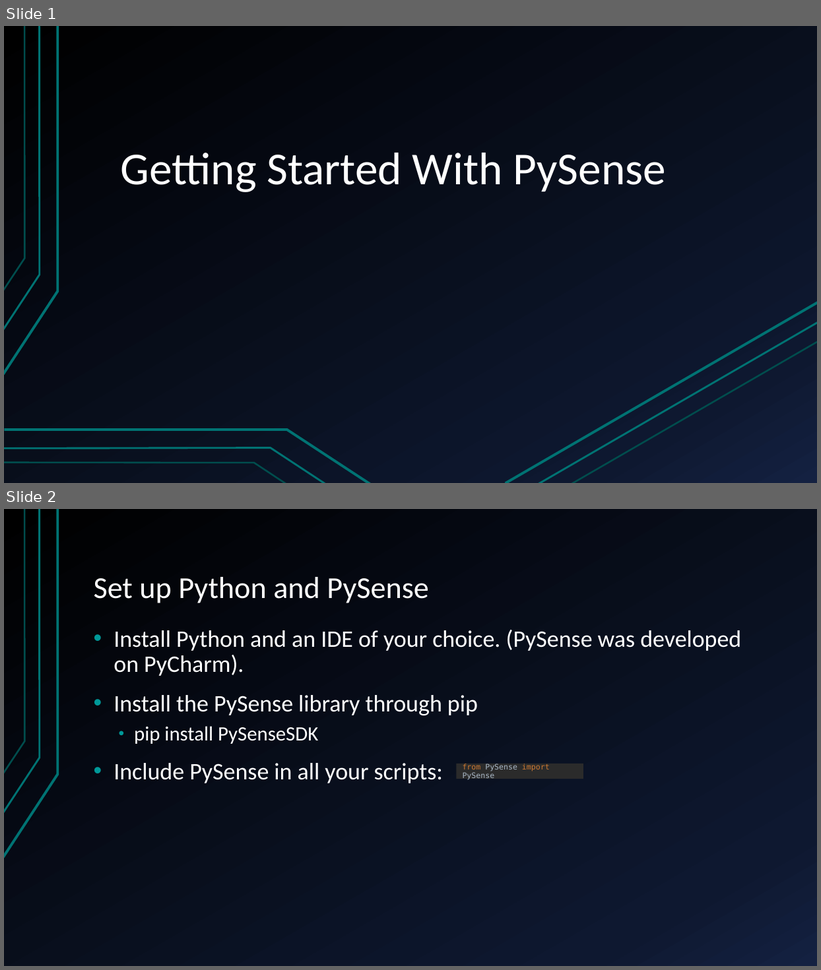
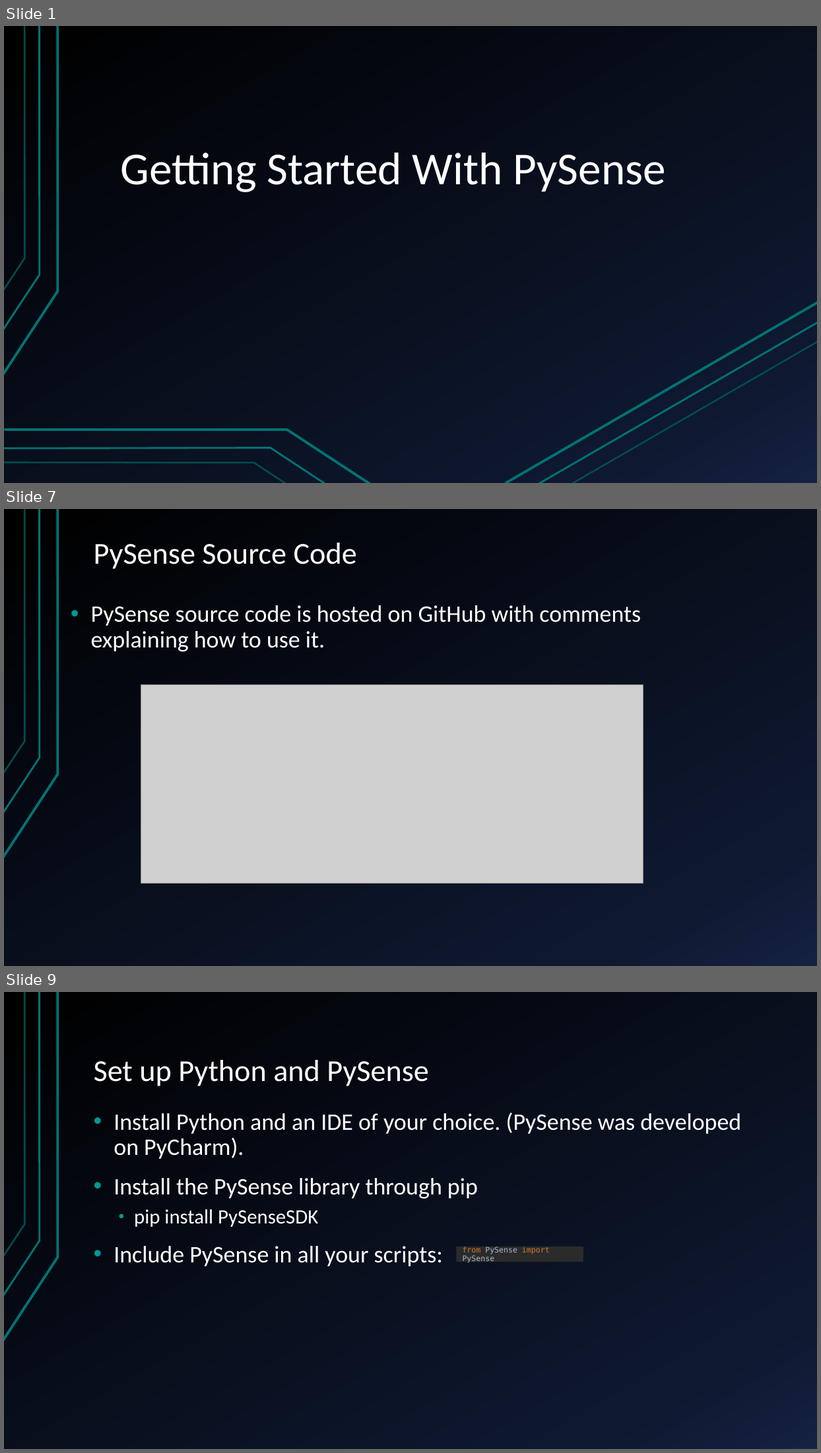
Before and after one commit to nathangiusti/PySense, a slide deck: PySenseTutorial.pptx. Shown one above the other, each under a label of ours: slides 1 and 2 before the commit, slides 1, 7 and 9 after it; the slides between them are not shown. The pictures are 821x970 and 821x1453 pixels, drawn with LibreOffice and Linux fonts; fonts in the diff are those of the drawing; grey boxes stand for pictures. Boxes give left, top, right and bottom in pixels: in the first picture for what was removed or moved away, otherwise in the second. Text is boxed around its words. In the diff, an @@ line names an element or a change of style, - is before the commit and + after.

```diff
--- a/PySenseTutorial.pptx
+++ b/PySenseTutorial.pptx
@@ slide 7 added at [4, 509, 817, 966], background gradient #000000 to #0F1931 to #142242; not listed: 3 template elements that a slide beside it also shows @@
@@ title added at [94, 543, 357, 569], 36 pt, text #FFFFFF @@
+PySense Source Code
@@ text added at [91, 605, 641, 652], 28 pt, text #FFFFFF @@
+• PySense source code is hosted on GitHub with comments explaining how to use it.
@@ picture added at [141, 685, 644, 883] @@
@@ what was slide 2 is now slide 9 @@
```
Also in this commit, not shown: 1 slide changed, 6 other slides added.
